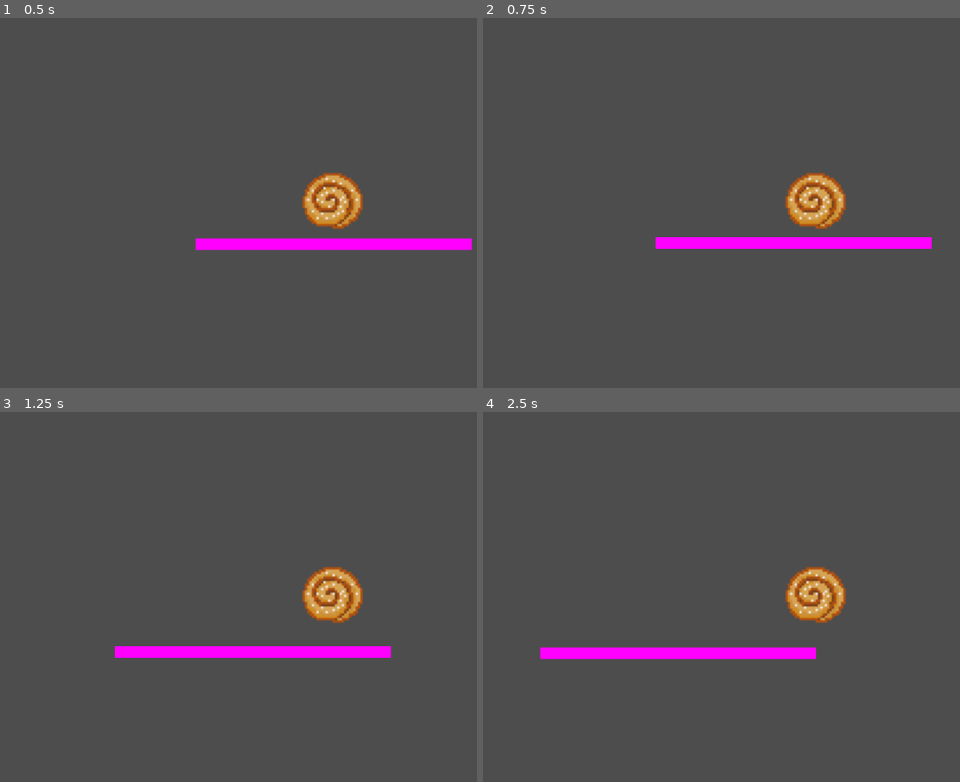
Above: before the commit, frames 1-4 (two rows, left to right).
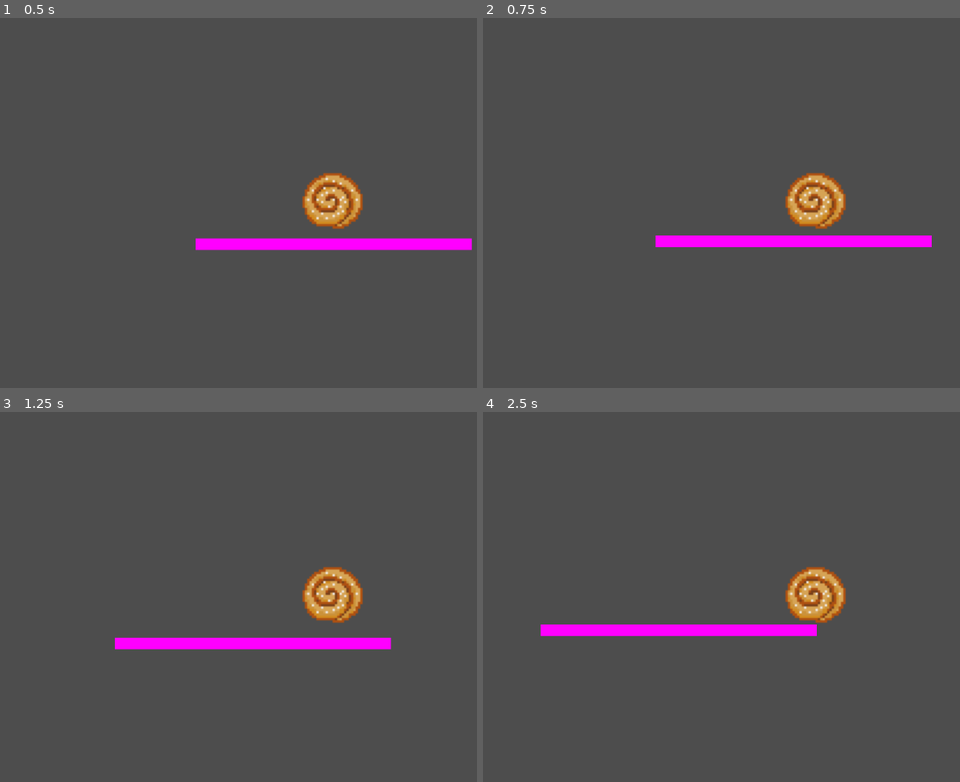
Above: after the commit, the same moments.

Repository: Rembane/ggj-bubbles-2025
Game: Godot game, scene res://root.tscn
The game is run twice, just before and just after one commit, with the same random seed, the same clock (stepped at 60 frames per second) and the same inputs.
Inputs (mouse positions are in pixels of both pictures, inside the frame that each line leads up to):
- Up to frame 1 (0.5 s): no input
- Up to frame 2 (0.75 s): tap Enter at 0.5 s; move the mouse to (outside the picture) at 0.52 s; hold Right (ui_right) from 0.53 s (still down); tap Q at 0.6 s; click (outside the picture) at 0.67 s
- Up to frame 3 (1.25 s): keep holding Right (ui_right)
- Up to frame 4 (2.5 s): move the mouse to (683, 611) at 1.27 s; release Right (ui_right) at 1.28 s; hold S 1.28-2.03 s; tap Enter at 1.35 s; tap Space at 2 s; move the mouse to (883, 511) at 2.02 s; hold Right (ui_right) from 2.03 s (still down); tap F at 2.1 s

Frame 1 is identical in both runs. In frame 2, 0.5% of the frame differs, in the area x 36-95%, y 58-63%; in frame 3, 2.7%; in frame 4, 3.8%, in the area x 11-70%, y 57-67%.

Commit message:
Add jump and that the bouncing is stopping
These are just prototypes. Fun stuff though!

Diff:
--- a/player.gd
+++ b/player.gd
@@ -11,8 +11,10 @@
 
 const GRAVITY = 200.0
 const WALK_SPEED = 200
+const BORINGNESS = 0.8
 
 func _physics_process(delta):
+	var walking = false
 	if Input.is_action_pressed("ui_left"):
 		velocity.x = -WALK_SPEED
 	elif Input.is_action_pressed("ui_right"):
@@ -20,8 +22,11 @@
 	else:
 		velocity.x = 0
 
+	if Input.is_action_pressed("ui_up"):
+		velocity.y = -GRAVITY * 1.5
+
 	var kinematic_collision = move_and_collide(velocity * delta)
 	if kinematic_collision:
-		velocity = velocity.bounce(kinematic_collision.get_normal())
+		velocity = velocity.bounce(kinematic_collision.get_normal()) * BORINGNESS
 	else:
 		velocity.y += delta * GRAVITY
